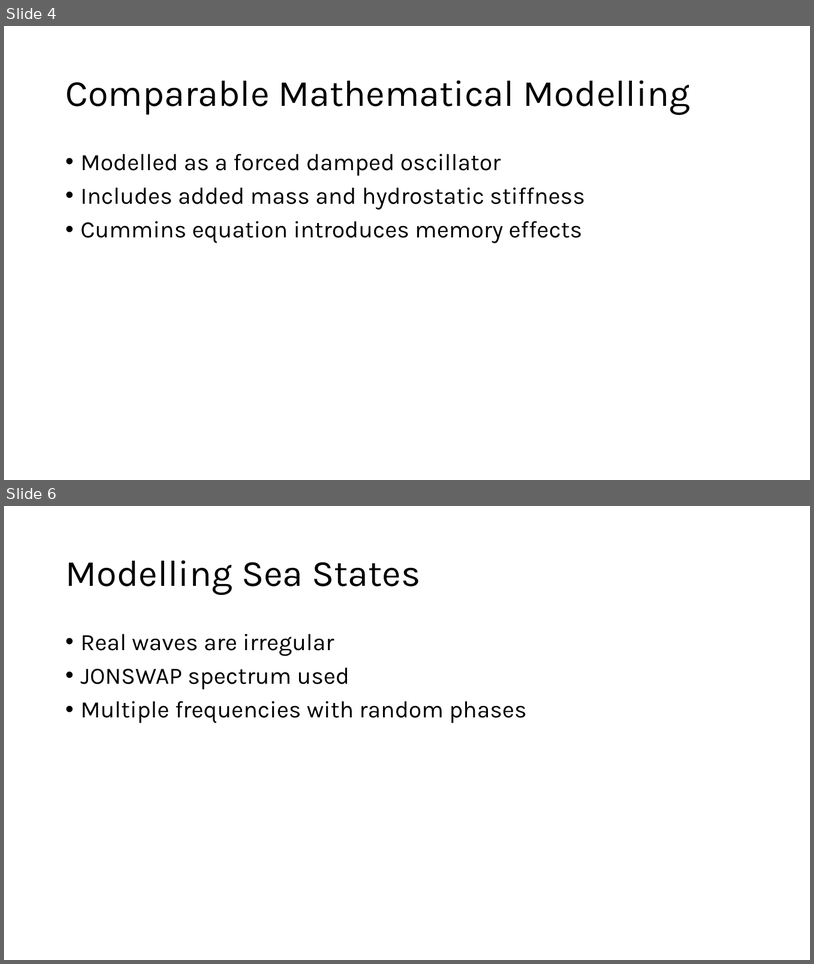
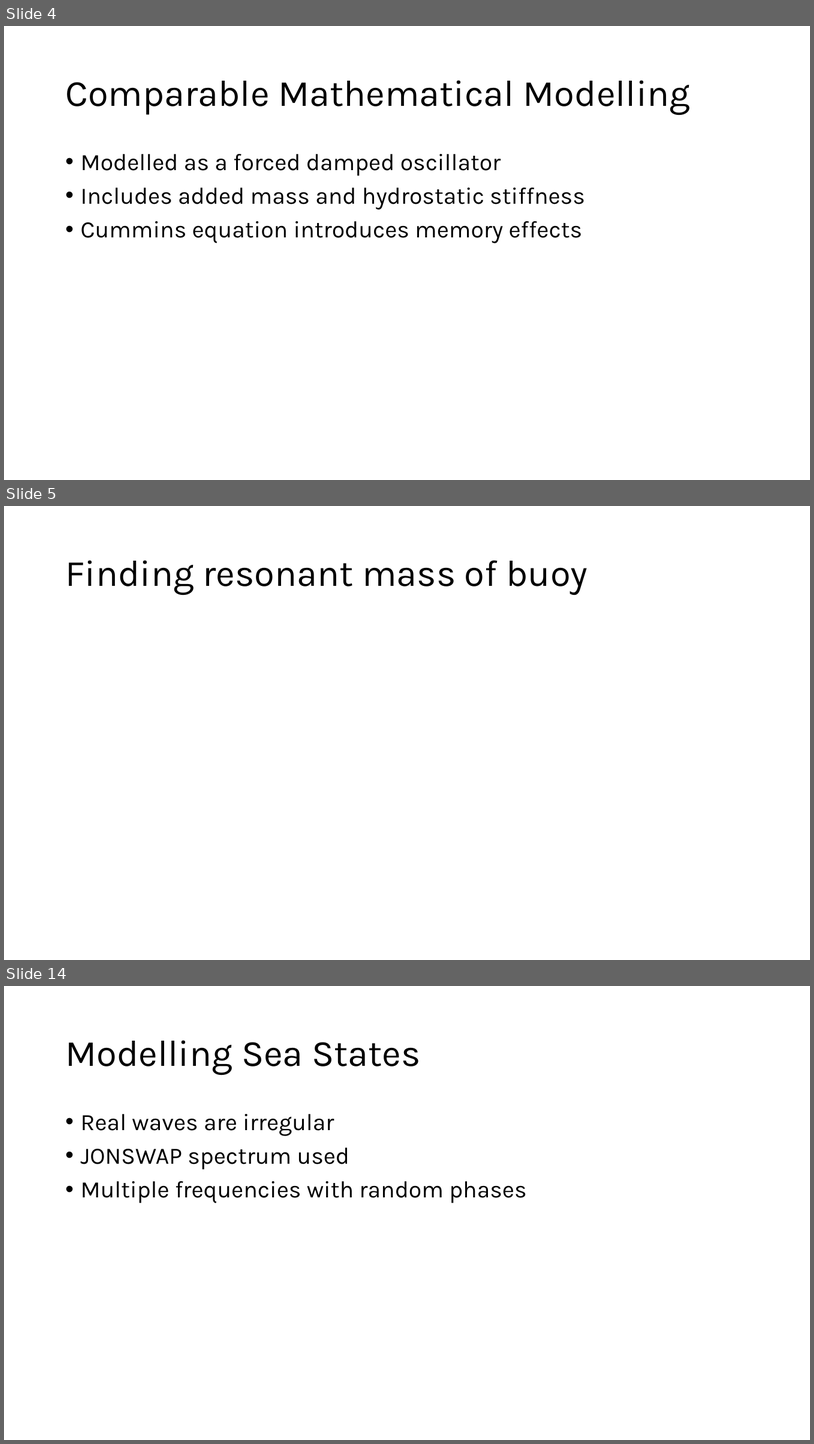
Before and after one commit to lbuckley-jpg/MDM2-Project-2, a slide deck: Presentation/wave_energy_presentation.pptx. Shown one above the other, each under a label of ours: slides 4 and 6 before the commit, slides 4, 5 and 14 after it; the slides between them are not shown. The pictures are 814x964 and 814x1444 pixels, drawn with LibreOffice and Linux fonts; fonts in the diff are those of the drawing. Boxes give left, top, right and bottom in pixels: in the first picture for what was removed or moved away, otherwise in the second. Text is boxed around its words. In the diff, an @@ line names an element or a change of style, - is before the commit and + after.

```diff
--- a/Presentation/wave_energy_presentation.pptx
+++ b/Presentation/wave_energy_presentation.pptx
@@ slide 5 added at [4, 506, 810, 960], background #FFFFFF @@
@@ title added at [65, 560, 588, 595], 44 pt, text #000000 @@
+Finding resonant mass of buoy
@@ what was slide 6 is now slide 14 @@
```
Also in this commit, not shown: 6 slides changed, 11 other slides added, 1 slide removed, 4 other files.
